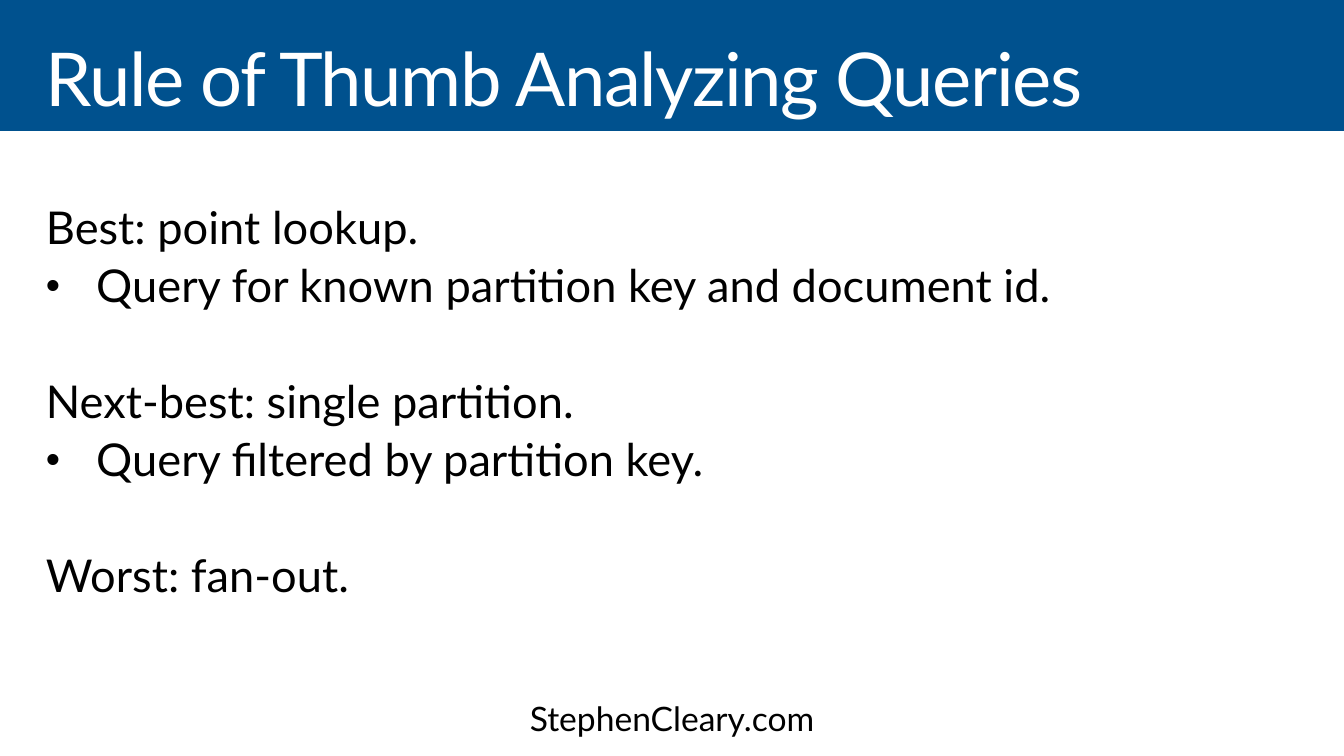
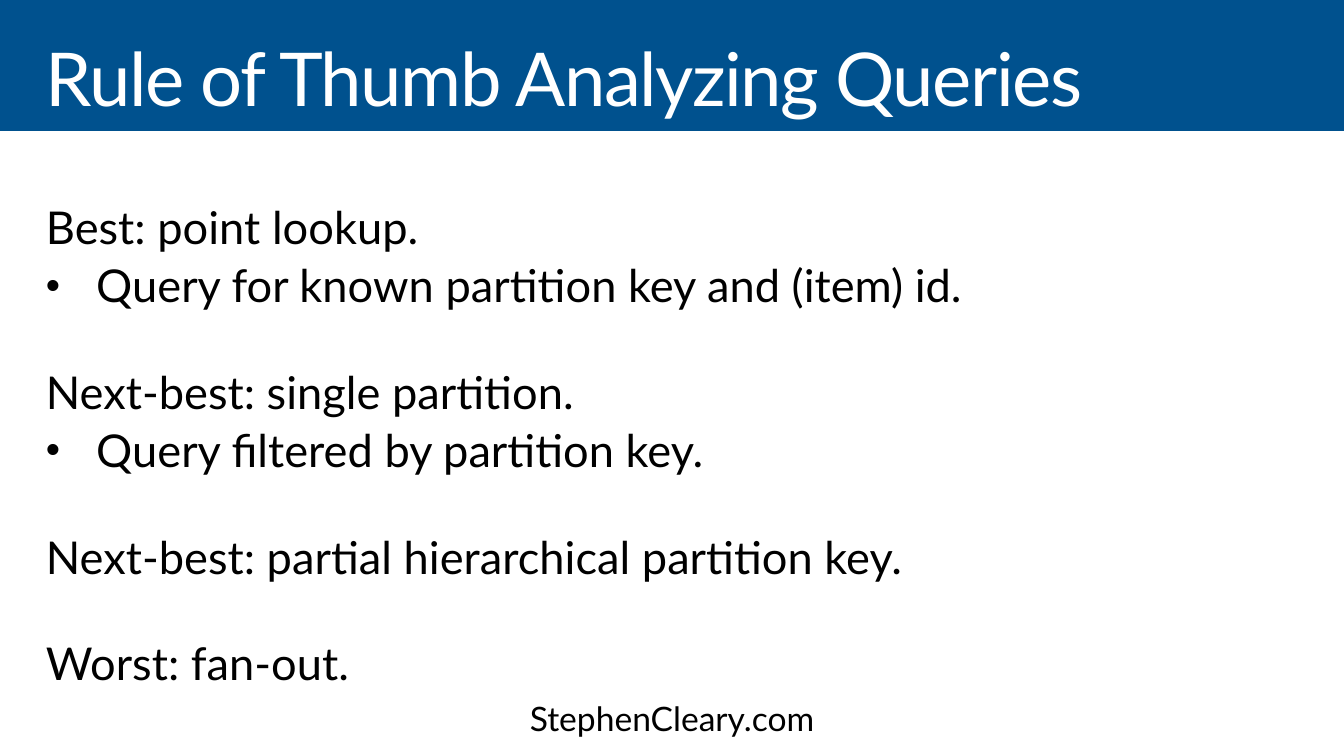
Before and after one commit to StephenCleary/Presentations, a slide deck: slide 40 of CosmosDB/CosmosDB - 16.9.pptx (slide 39 before the commit). Drawn at 1344x756 pixels with LibreOffice and Linux fonts; fonts in the diff are those of the drawing. Boxes give left, top, right and bottom in pixels: in the first picture for what was removed or moved away, otherwise in the second. Text is boxed around its words. In the diff, an @@ line names an element or a change of style, - is before the commit and + after.

```diff
--- a/CosmosDB/CosmosDB - 16.9.pptx
+++ b/CosmosDB/CosmosDB - 16.9.pptx
@@ text at (96,267,962,310): text changed @@
-• Query for known partition key and document id.
+• Query for known partition key and (item) id.
@@ text at (46,540,902,582): paragraph added @@
+Next-best: partial hierarchical partition key.
```
Also in this commit, not shown: 23 other slides changed, 3 slides added, 5 other files.
